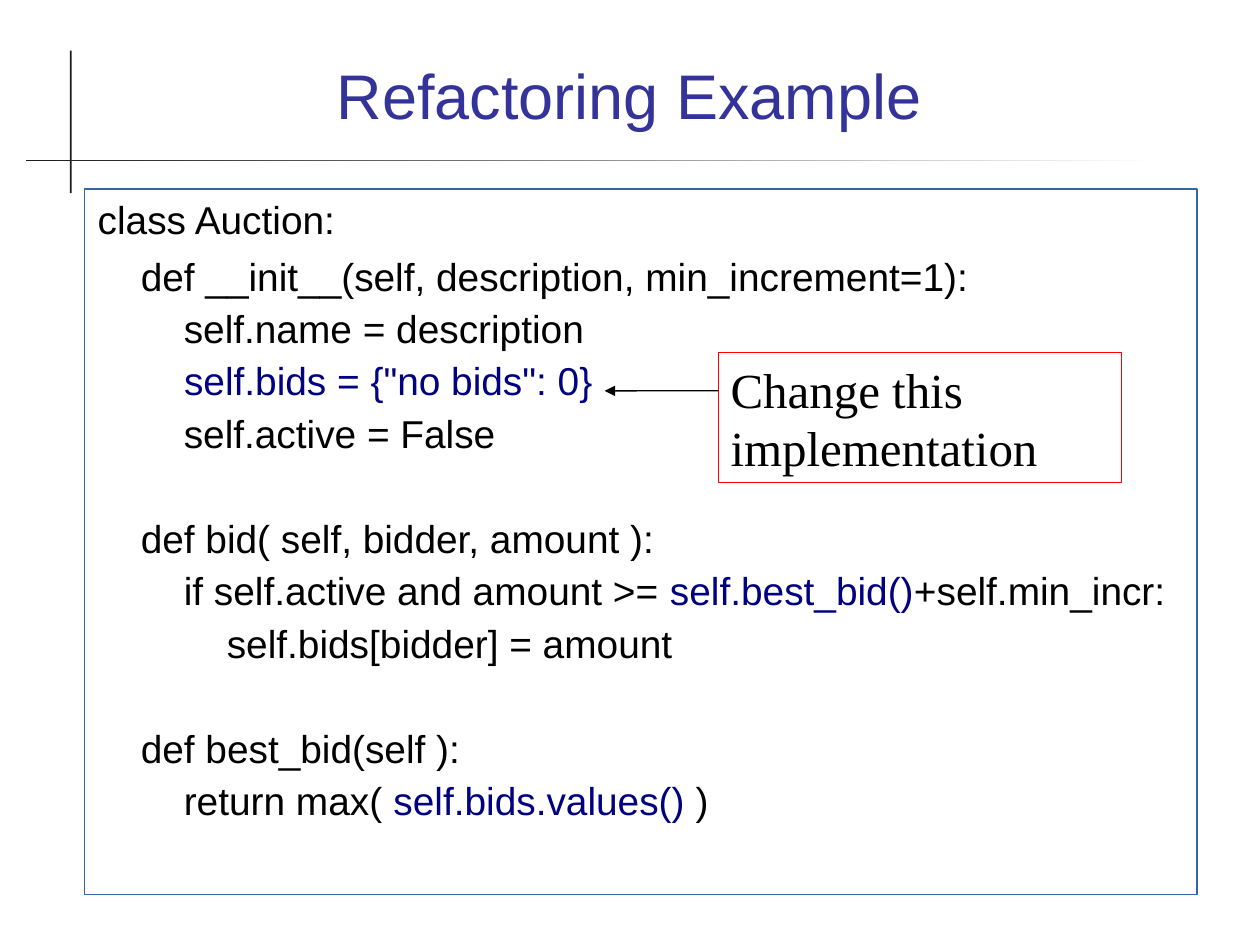
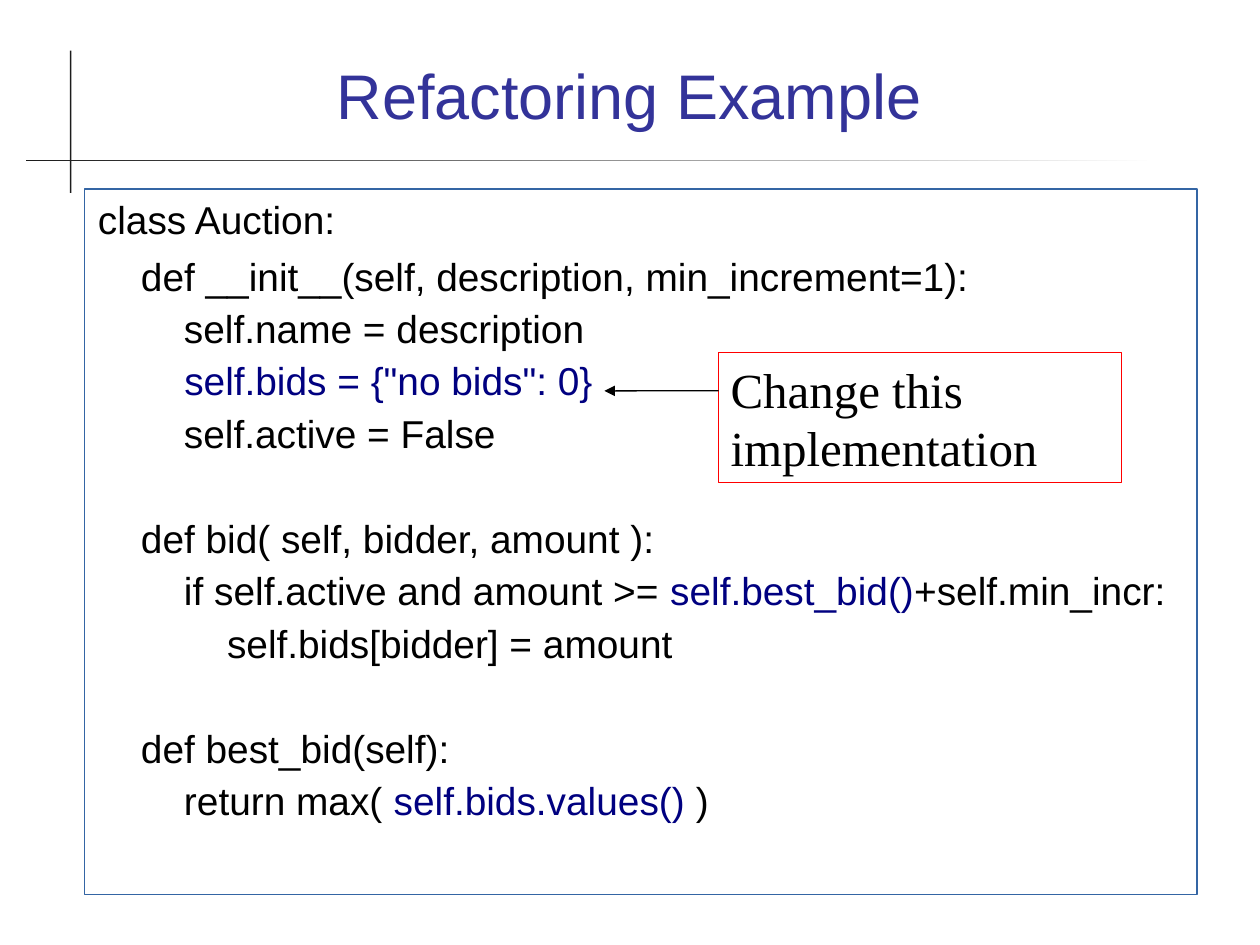
Before and after one commit to cpske/ISP, a slide deck: slide 3 of refactoring/Refactoring.ppt. Drawn at 1260x945 pixels with LibreOffice and Linux fonts; fonts in the diff are those of the drawing. Boxes give left, top, right and bottom in pixels: in the first picture for what was removed or moved away, otherwise in the second. Text is boxed around its words. In the diff, an @@ line names an element or a change of style, - is before the commit and + after.

Commit message:
minor update to feedback and refactoring references

```diff
--- a/refactoring/Refactoring.ppt
+++ b/refactoring/Refactoring.ppt
@@ text at box(98, 206, 1165, 823): indent changed @@
@@ text at box(141, 735, 450, 770): text changed @@
-def best_bid(self ):
+def best_bid(self):
```
Also in this commit, not shown: 7 other slides changed, 4 other files.
